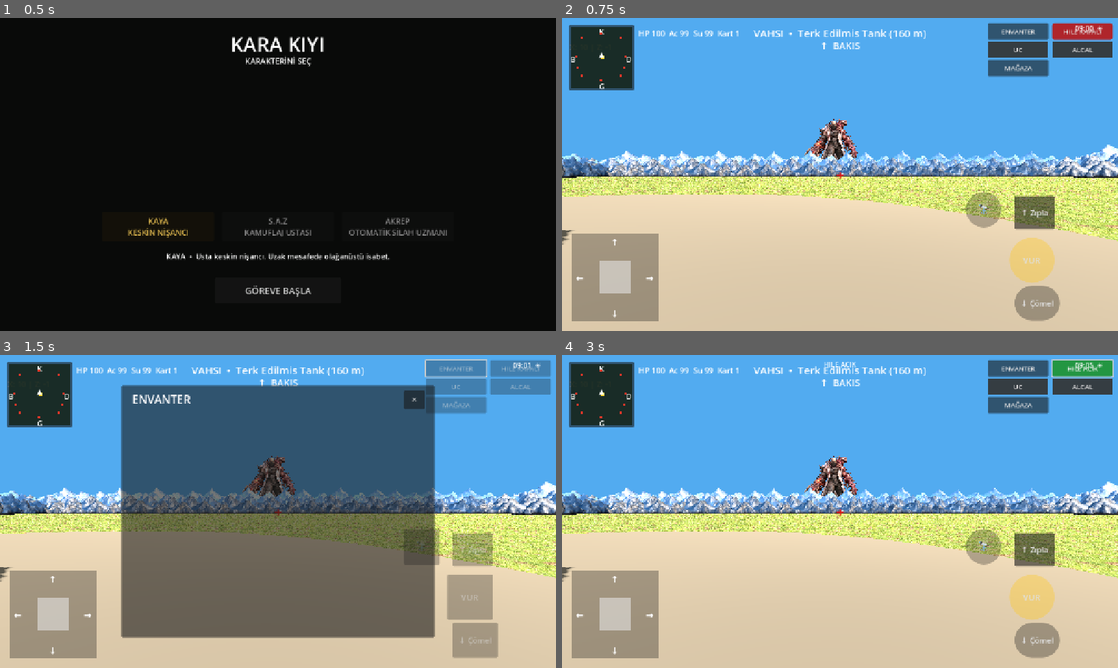
Above: before the commit, frames 1-4 (two rows, left to right).
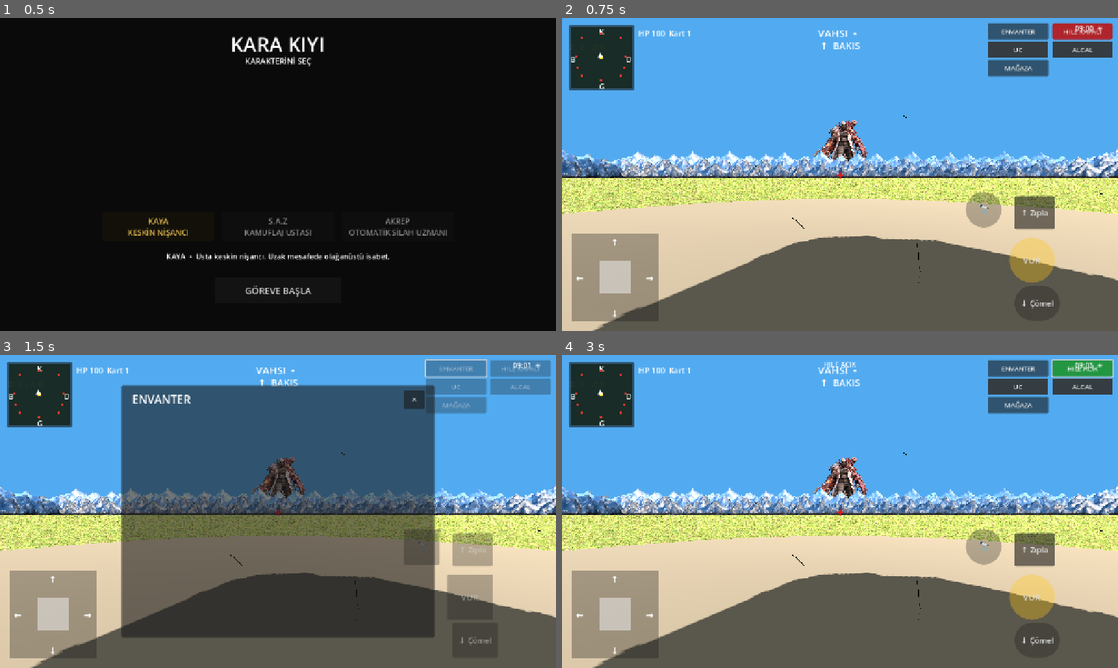
Above: after the commit, the same moments.

Repository: cantrsx-blip/GrayCardWars
Game: Godot game, scene res://scenes/Intro.tscn
Same seed, same stepped clock (60 frames per second), same inputs: the game is played once before the commit and once after it.
Inputs:
- Up to frame 1 (0.5 s): no input
- Up to frame 2 (0.75 s): click "GÖREVE BAŞLA" at 0.5 s
- Up to frame 3 (1.5 s): click "ENVANTER" at 1.25 s
- Up to frame 4 (3 s): click "✕" at 2 s; click "HILE KAPALI" at 2.75 s

Frame 1 is identical in both runs. In frame 2, 36% of the frame differs, in the area x 0-100%, y 3-100%; in frame 3, 32%; in frame 4, 36%.

Commit message:
Remove survival POIs and enforce mountain and meteor boundaries

Diff:
--- a/scripts/main.gd
+++ b/scripts/main.gd
@@ -206,18 +206,7 @@
 }
 var craft_category := "SİLAHLAR"
 
-var pois := [
-	{"id":"hospital","name":"Terk Edilmis Hastane","pos":Vector3(-130,0,130),"asset":"res://abandoned hospital 3d model.glb","size":24.0},
-	{"id":"watchtower","name":"Gozetleme Kulesi","pos":Vector3(0,0,160),"asset":"res://rusted watchtower 3d model.glb","size":14.0},
-	{"id":"plane_wreck","name":"Ucak Enkazi","pos":Vector3(140,0,130),"asset":"res://airplane wreckage 3d model.glb","size":22.0},
-	{"id":"tank_site","name":"Terk Edilmis Tank","pos":Vector3(170,0,0),"asset":"res://battle tank 3d model.glb","size":9.0},
-	{"id":"factory","name":"Terk Edilmis Fabrika","pos":Vector3(140,0,-130),"asset":"res://industrial ruin 3d model.glb","size":25.0},
-	{"id":"junkyard","name":"Arac Hurdaligi","pos":Vector3(0,0,-160),"asset":"res://post-apocalyptic car junkyard 3d model.glb","size":24.0},
-	{"id":"military_post","name":"Terk Edilmis Askeri Karakol","pos":Vector3(-130,0,-130),"asset":"res://ruined military base 3d model.glb","size":23.0},
-	{"id":"bunker","name":"Yeralti Siginagi","pos":Vector3(-170,0,0),"asset":"res://bunker entrance 3d model.glb","size":16.0},
-	{"id":"gas_station","name":"Terk Edilmis Benzin Istasyonu","pos":Vector3(-160,0,80),"asset":"res://rusted gas station 3d model.glb","size":22.0},
-	{"id":"graveyard","name":"Yipranmis Mezarlik","pos":Vector3(160,0,80),"asset":"res://graveyard ruins 3d model.glb","size":22.0}
-]
+var pois := []
 
 var pits := [
 	Vector3(48, 0, -36),
@@ -461,15 +450,17 @@
 	# Solid meteor collision: player and CharacterBody3D bosses cannot pass through it.
 	var solid=StaticBody3D.new()
 	solid.name="MeteorSolidCollision"
-	meteor_node.add_child(solid)
 	var cs=CollisionShape3D.new()
 	var shape=CapsuleShape3D.new()
 	var final_bounds:=_node_visual_bounds(meteor_node)
-	shape.radius=maxf(1.2,maxf(final_bounds.size.x,final_bounds.size.z)*0.42)
-	shape.height=maxf(shape.radius*2.0,final_bounds.size.y*0.92)
+	# Tight collision lets the player reach the meteor while still blocking its core.
+	shape.radius=maxf(0.65,maxf(final_bounds.size.x,final_bounds.size.z)*0.24)
+	shape.height=maxf(shape.radius*2.0,final_bounds.size.y*0.72)
 	cs.shape=shape
-	cs.position=final_bounds.position+final_bounds.size*0.5
+	cs.position=Vector3(0,shape.height*0.5,0)
 	solid.add_child(cs)
+	solid.position=meteor_node.global_position
+	add_child(solid)
 
 func _node_visual_bounds(root:Node3D) -> AABB:
 	var first:=true
@@ -1147,14 +1138,7 @@
 	_flash_message("MAĞAZA: "+category)
 
 func _nearest_poi() -> String:
-	var best := ""
-	var best_d := 9999.0
-	for b in pois:
-		var d = Vector2(player.position.x - b.pos.x, player.position.z - b.pos.z).length()
-		if d < best_d:
-			best_d = d
-			best = "%s (%.0f m)" % [b.name, d]
-	return best
+	return ""
 
 func _panel_open() -> bool:
 	return (inventory_panel != null and inventory_panel.visible) or (craft_panel != null and craft_panel.visible) or (store_panel != null and store_panel.visible) or (map_panel != null and map_panel.visible)
@@ -1202,7 +1186,7 @@
 		_update_navigation_ui()
 		_update_minimap()
 		zone_label.text="%s  •  %s" % [("CUKUR" if in_pit else ("TERK EDILMIS BOLGE" if in_dry else "VAHSI")),_nearest_poi()]
-		hud.text = "HP %d  Ac %d  Su %d  Kart %d" % [health,int(hunger),int(thirst),gray_cards]
+		hud.text = "HP %d  Kart %d" % [health,gray_cards]
 		return
 	if message_time>0.0:
 		message_time-=delta
@@ -1212,15 +1196,6 @@
 	if shoot_flash_time>0.0:
 		shoot_flash_time-=delta
 		if shoot_flash_time<=0.0 and hit_label: hit_label.visible=false
-	hunger = maxf(0.0, hunger - delta * 0.04)
-	thirst = maxf(0.0, thirst - delta * 0.06)
-	if hunger <= 0.0 or thirst <= 0.0:
-		_apply_damage(8.0 * delta)
-	if fire_built and player.global_position.distance_to(campfire_pos)<5.0:
-		hunger=minf(100.0,hunger+delta*.35)
-		heal_buffer+=delta*1.2
-		var heal_whole=int(floor(heal_buffer))
-		if heal_whole>0: health=min(100,health+heal_whole); heal_buffer-=heal_whole
 	var v = move_touch
 	if Input.is_key_pressed(KEY_W): v.y = -1
 	if Input.is_key_pressed(KEY_S): v.y = 1
@@ -1235,7 +1210,6 @@
 	var dir = right*v.x + forward*(-v.y)
 	if dir.length() > 1.0: dir = dir.normalized()
 	var speed = player_move_speed * (.70 if in_pit else 1.0)
-	if hunger<20.0 or thirst<20.0: speed*=.78
 	if fly_mode: speed*=6.0
 	# FPS view direction is controlled by right-side look drag, not movement stick.
 	player.velocity.x=dir.x*speed; player.velocity.z=dir.z*speed
@@ -1249,8 +1223,11 @@
 		elif player.velocity.y<0.0:
 			player.velocity.y=0.0
 		player.move_and_slide()
-	player.position.x = clampf(player.position.x, -MAP_HALF + 2.0, MAP_HALF - 2.0)
-	player.position.z = clampf(player.position.z, -MAP_HALF + 2.0, MAP_HALF - 2.0)
+	# Mountains begin near the map edge: this is the absolute playable boundary.
+	# The player can never cross into or through the mountain belt.
+	const MOUNTAIN_INNER_LIMIT := 184.0
+	player.position.x = clampf(player.position.x, -MOUNTAIN_INNER_LIMIT, MOUNTAIN_INNER_LIMIT)
+	player.position.z = clampf(player.position.z, -MOUNTAIN_INNER_LIMIT, MOUNTAIN_INNER_LIMIT)
 	var hy = height_at(player.position.x, player.position.z)
 	if not fly_mode:
 		# Terrain has no physics body, so only clamp when falling to terrain. Never overwrite
@@ -1288,7 +1265,7 @@
 	elif in_dry:
 		zone = "TERK EDILMIS BOLGE"
 	zone_label.text="%s  •  %s" % [zone,_nearest_poi()]
-	hud.text = "HP %d  Ac %d  Su %d  Kart %d" % [health, int(hunger), int(thirst), gray_cards]
+	hud.text = "HP %d  Kart %d" % [health,gray_cards]
 
 func _build_weather_system():
 	# Rain, snow and fog are intentionally disabled.
